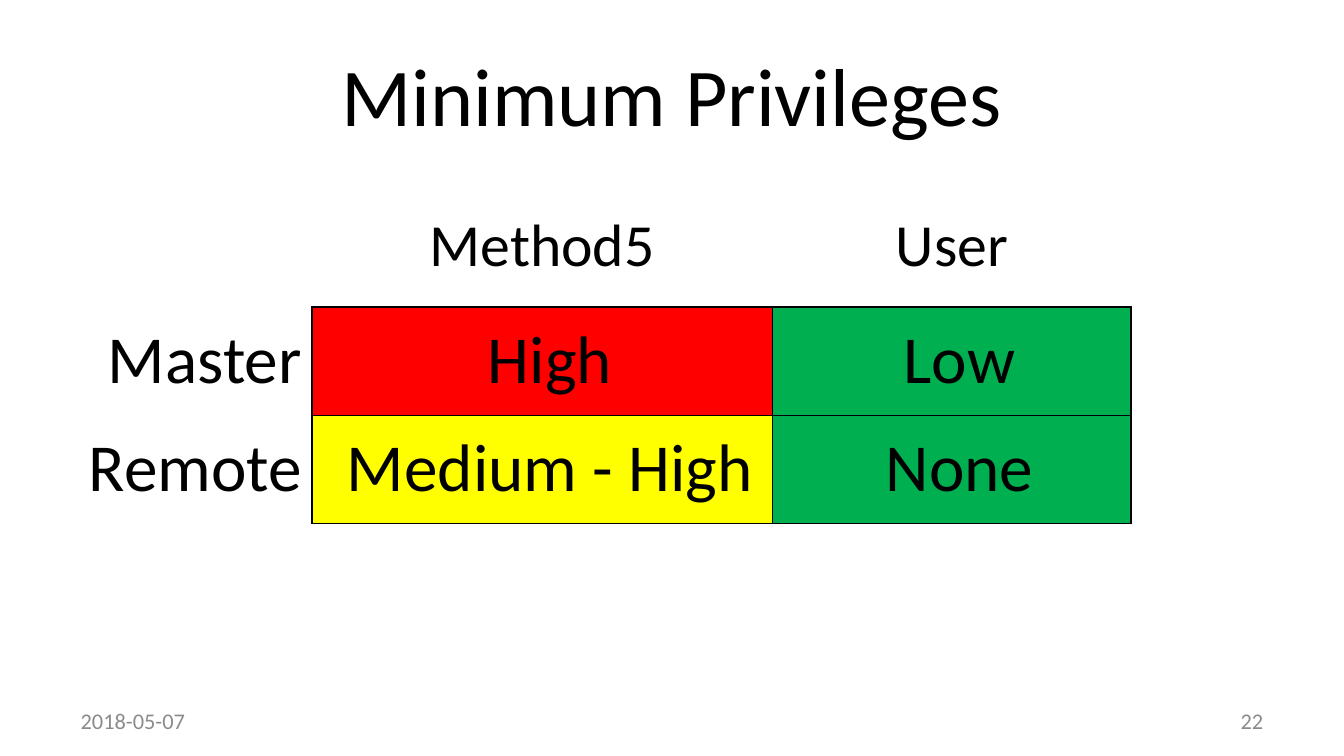
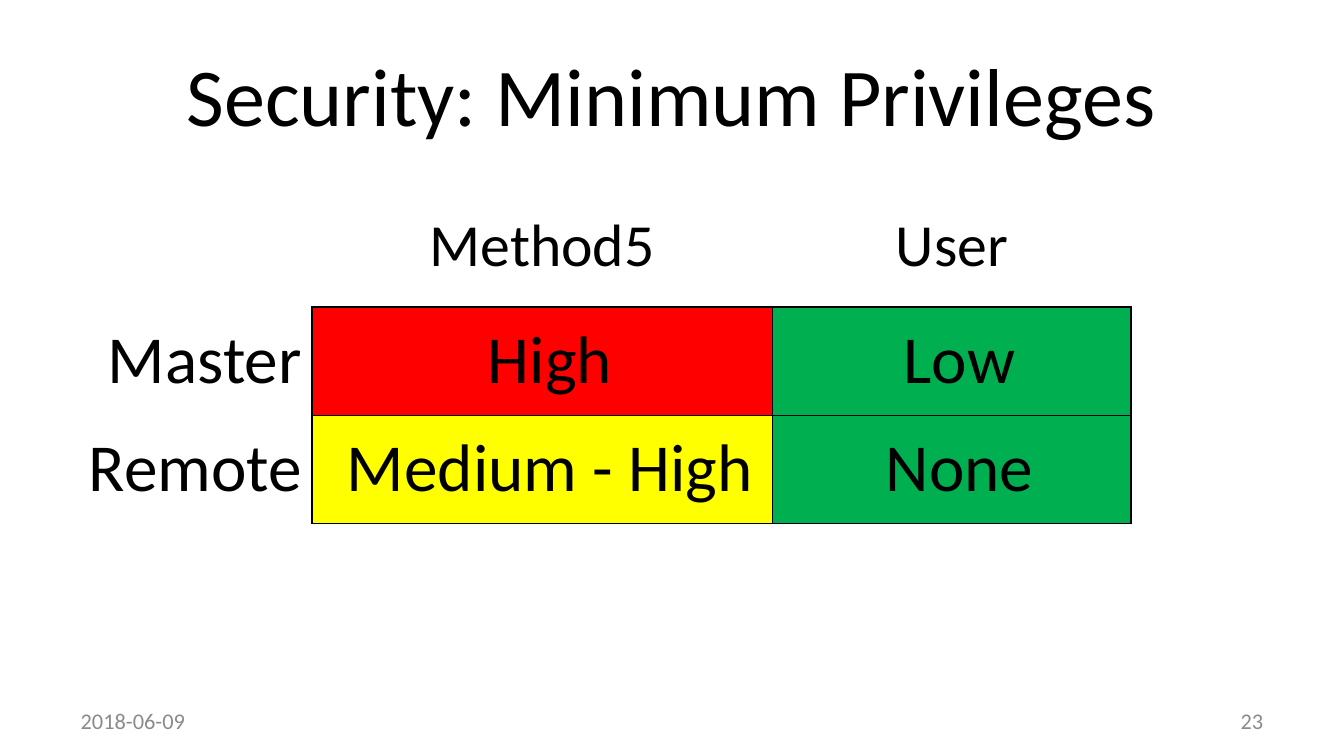
Before and after one commit to method5/method5.github.io, a slide deck: slide 23 of presentations/Method5 Remote Execution - KSCOPE 18 Jon Heller.pptx (slide 22 before the commit). Drawn at 1344x756 pixels with LibreOffice and Linux fonts; fonts in the diff are those of the drawing; background and template pictures are left out. Boxes give left, top, right and bottom in pixels: in the first picture for what was removed or moved away, otherwise in the second. Text is boxed around its words. In the diff, an @@ line names an element or a change of style, - is before the commit and + after.

```diff
--- a/presentations/Method5 Remote Execution - KSCOPE 18 Jon Heller.pptx
+++ b/presentations/Method5 Remote Execution - KSCOPE 18 Jon Heller.pptx
@@ title at [187,69,1155,140]: text changed @@
-Minimum Privileges
+Security: Minimum Privileges
@@ text at [81,714,185,729]: text changed @@
-2018-05-07
+2018-06-09
@@ page number at [1241,714,1264,729]: text changed @@
-22
+23
```
Also in this commit, not shown: 22 other slides changed, 3 slides added, 2 slides removed.
